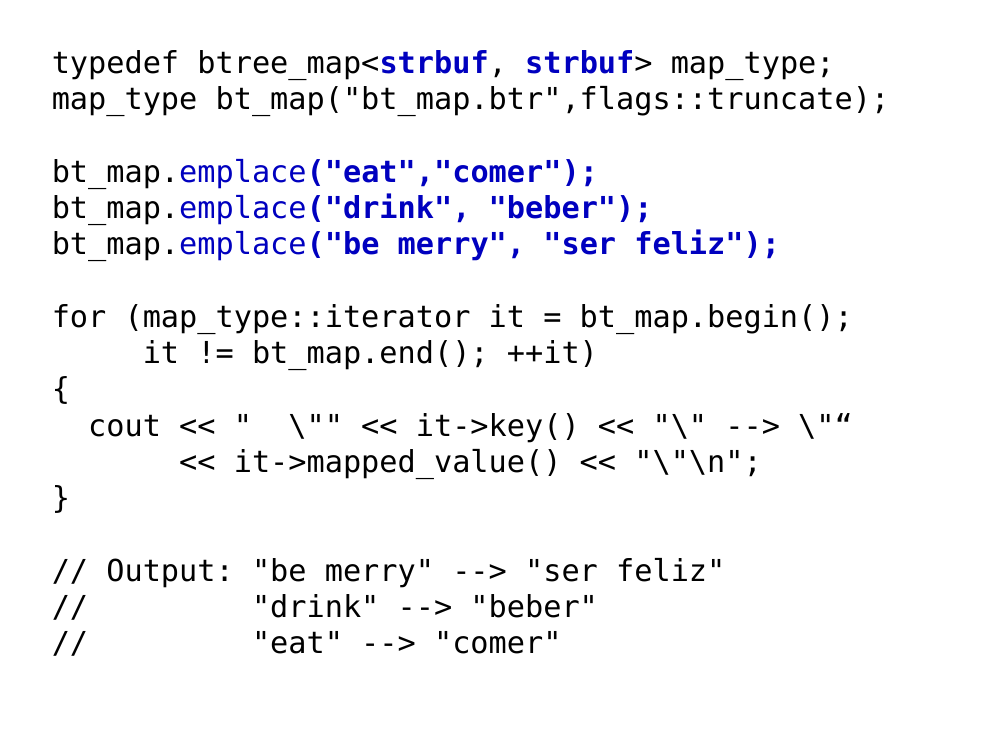
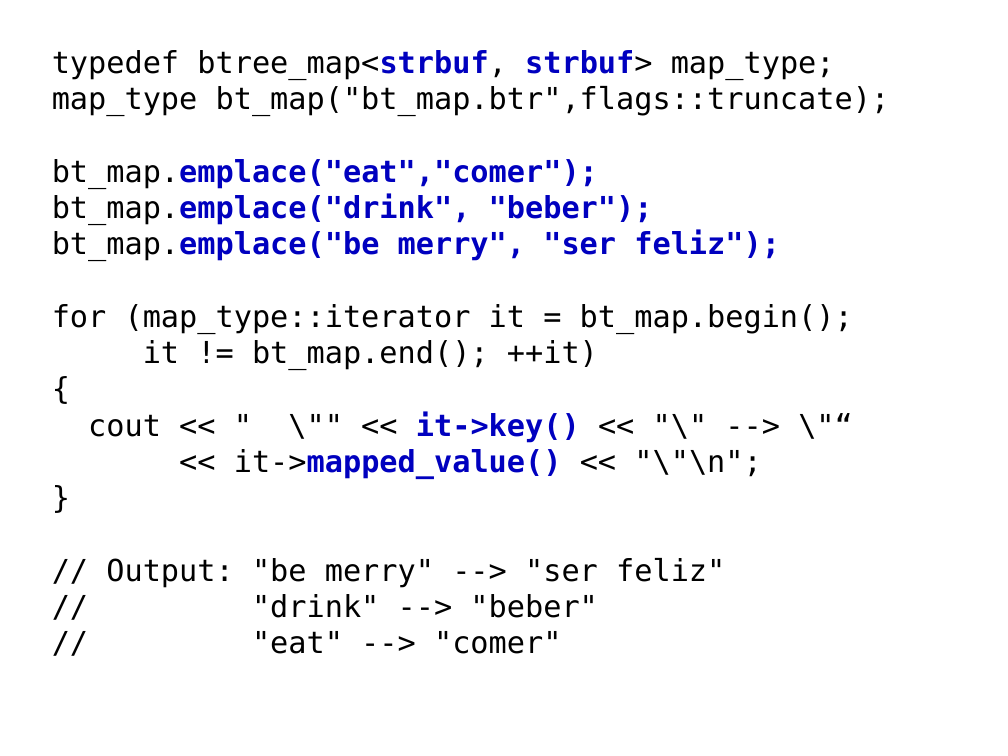
Before and after one commit to Beman/btree, a slide deck: slide 23 of libs/btree/doc/Proposed-B-tree-library.ppt (slide 22 before the commit). Drawn at 1008x756 pixels with LibreOffice and Linux fonts; fonts in the diff are those of the drawing; background and template pictures are left out. Boxes give left, top, right and bottom in pixels: in the first picture for what was removed or moved away, otherwise in the second. Text is boxed around its words. In the diff, an @@ line names an element or a change of style, - is before the commit and + after.

```diff
--- a/libs/btree/doc/Proposed-B-tree-library.ppt
+++ b/libs/btree/doc/Proposed-B-tree-library.ppt
@@ text at [52,159,780,478]: bold on in "bt_map.emplace("eat","comer");", "bt_map.emplace("drink",", "bt_map.emplace("be", "it->key()" and 1 more places; text colour #000000 to #0000BF in "it->key()", "it->mapped_value()" @@
```
Also in this commit, not shown: 3 other slides changed, 1 slide added.
